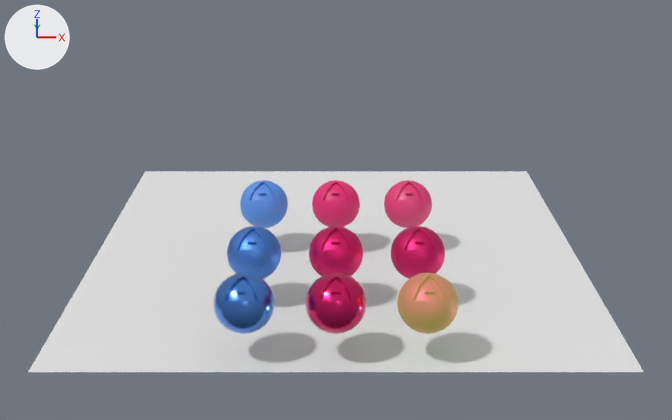
A saved change to the Blender file test_scenes/Materials.blend.
Before and after are seen from a 50 mm camera at (0.0, -36.3, 14.0) aimed at (0.0, -0.2, -0.2). The axes (+X, +Y, +Z) are drawn at upper left. The lights are the same throughout.
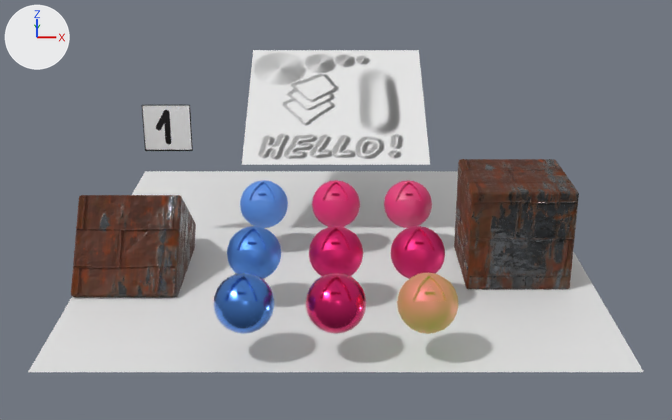
Where the newer file only moved an object's origin or applied its transform, the numbers keep the older frame.

Diff of the bpy script that builds the scene:
```diff
--- a/test_scenes/Materials.blend.py
+++ b/test_scenes/Materials.blend.py
@@ img_normal_tester_jpg @@
+img_normal_tester_jpg = load_image('normal_tester.jpg', 'textures/normal_tester.png', 256, 256, 'Linear CIE-XYZ D65')
@@ img_direction_arrow_jpg @@
+img_direction_arrow_jpg = load_image('direction_arrow.jpg', 'textures/direction_arrow.png', 256, 256, 'sRGB')
@@ img_metalplates012_1k_color_jpg @@
+img_metalplates012_1k_color_jpg = load_image('MetalPlates012_1K_Color.jpg', 'textures/MetalPlates012_Color.png', 512, 512, 'sRGB')
@@ img_metalplates012_1k_metalnessroughness_jpg @@
+img_metalplates012_1k_metalnessroughness_jpg = load_image('MetalPlates012_1K_MetalnessRoughness.jpg', 'textures/MetalPlates012_MetalnessRoughness.png', 512, 512, 'sRGB')
@@ img_metalplates012_1k_normalgl_jpg @@
+img_metalplates012_1k_normalgl_jpg = load_image('MetalPlates012_1K_NormalGL.jpg', 'textures/MetalPlates012_NormalGL.png', 512, 512, 'Linear CIE-XYZ D65')
@@ mat_material_011 @@
+mat_material_011 = bpy.data.materials.new('Material.011')
+# uses the picture img_normal_tester_jpg
@@ mat_material @@
+mat_material = principled_material('Material')
+mat_material.texture = img_direction_arrow_jpg
@@ mat_material_003 @@
+mat_material_003 = bpy.data.materials.new('Material.003')
+# uses the picture img_metalplates012_1k_color_jpg
+# uses the picture img_metalplates012_1k_metalnessroughness_jpg
+# uses the picture img_metalplates012_1k_normalgl_jpg
@@ me_plane_002 @@
+me_plane_002.from_pydata(...)  # 4 vertices, 1 face; spans x -4.0..4.0, y -4.0..4.0, z 0.0
+me_plane_002.materials.append(mat_material_011)
@@ me_plane_001 @@
+me_plane_001.from_pydata(...)  # 4 vertices, 1 face; spans x -1.0..1.0, y -1.0..1.0, z 0.0
+me_plane_001.materials.append(mat_material)  # picture img_direction_arrow_jpg
@@ me_cube @@
+me_cube.from_pydata(...)  # a box spanning x -2.0..2.0, y -2.0..2.0, z -2.0..2.0
+me_cube.materials.append(mat_material_003)
@@ ob_plane_002 @@
+ob_plane_002 = bpy.data.objects.new('Plane.002', me_plane_002)
+ob_plane_002.location = (0.0, 4.9, 3.0)
+ob_plane_002.rotation_euler = (-0.436, 0.0, 3.142)  # degrees (-25, 0, 180)
@@ ob_plane_001 @@
+ob_plane_001 = bpy.data.objects.new('Plane.001', me_plane_001)
+ob_plane_001.location = (-7.0, 1.0, 3.0)
+ob_plane_001.rotation_euler = (1.571, 0.0, 0.0)  # degrees (90, 0, 0)
@@ ob_cube_001 @@
+ob_cube_001 = bpy.data.objects.new('Cube.001', me_cube)
+ob_cube_001.location = (-8.0, -2.0, -1.5)
+ob_cube_001.rotation_euler = (0.905, 0.0, 0.0)  # degrees (52, 0, 0)
+_m = ob_cube_001.modifiers.new('Bevel', 'BEVEL')
+_m.segments = 2
+_m.harden_normals = True
@@ ob_cube @@
+ob_cube = bpy.data.objects.new('Cube', me_cube)
+ob_cube.location = (7.0, -2.0, 0.0)
+_m = ob_cube.modifiers.new('Bevel', 'BEVEL')
+_m.segments = 2
+_m.harden_normals = True
```

Boxes [x1, y1, x2, y2] around the edits, measured in the pictures (672 x 420 px):
'Plane.002', added
    after: [242, 50, 430, 165]
'Cube', added
    after: [454, 159, 579, 289]
'Cube.001', added
    after: [71, 195, 196, 297]
'Plane.001', added
    after: [141, 105, 193, 151]
